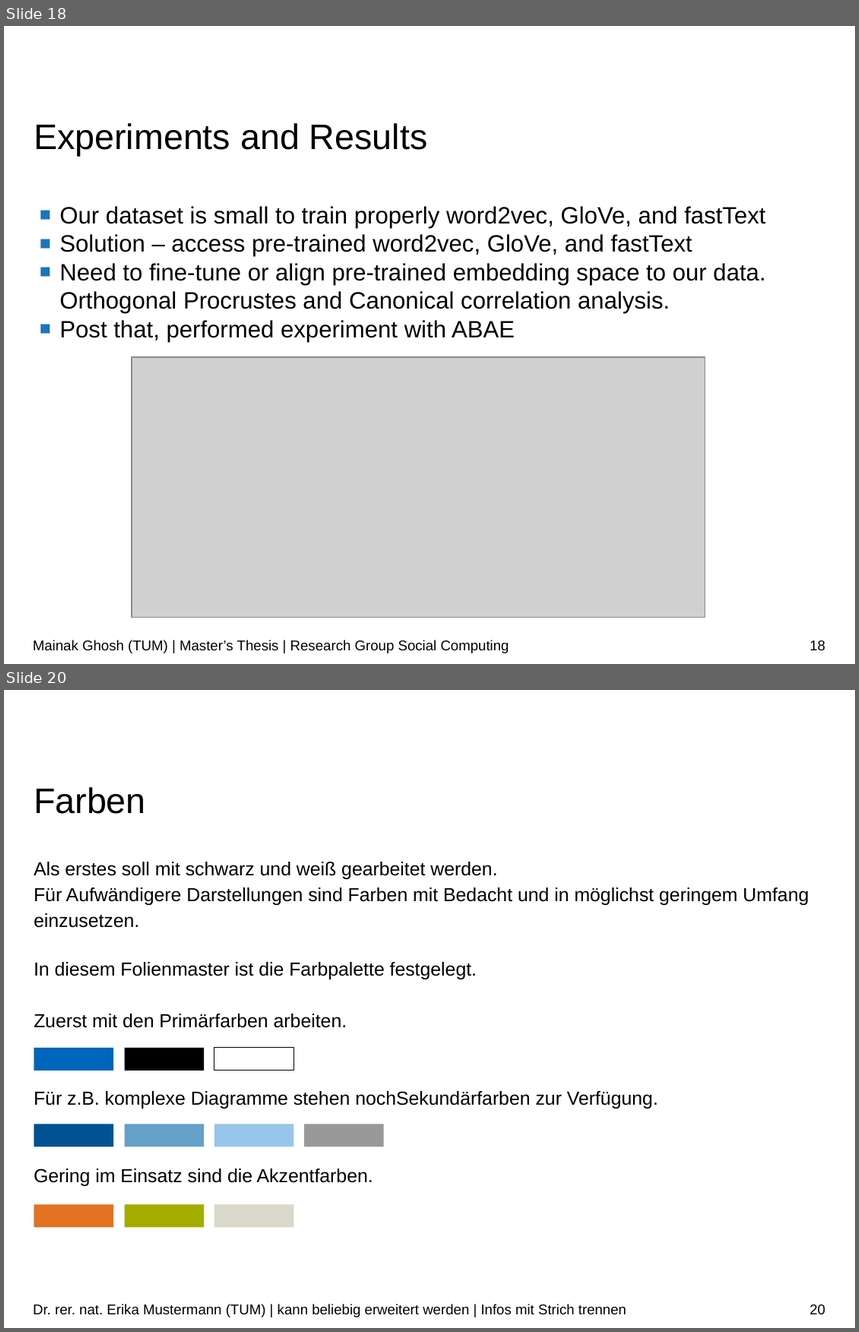
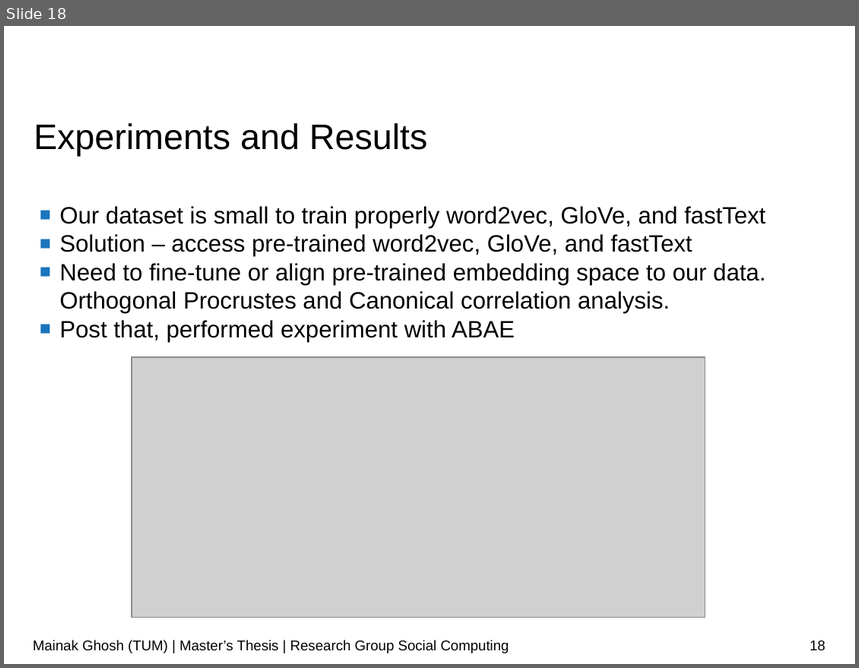
Before and after one commit to ghoshmainak/mainak-master-thesis, a slide deck: report/thesis-ppt.odp. Shown one above the other, each under a label of ours: slides 18 and 20 before the commit, slide 18 after it; the slides between them are not shown. The pictures are 859x1332 and 859x668 pixels, drawn with LibreOffice and Linux fonts; fonts in the diff are those of the drawing; grey boxes stand for pictures; background and template pictures are left out. Boxes give left, top, right and bottom in pixels: in the first picture for what was removed or moved away, otherwise in the second. Text is boxed around its words. In the diff, an @@ line names an element or a change of style, - is before the commit and + after.

```diff
--- a/report/thesis-ppt.odp
+++ b/report/thesis-ppt.odp
@@ slide 20 removed at (x1=4, y1=690, x2=855, y2=1328), background #FFFFFF @@
@@ title removed at (x1=34, y1=787, x2=146, y2=814) @@
-Farben
@@ text removed at (x1=34, y1=862, x2=809, y2=1186) @@
-Als erstes soll mit schwarz und weiß gearbeitet werden.
-Für Aufwändigere Darstellungen sind Farben mit Bedacht und in möglichst geringem Umfang einzusetzen.
-In diesem Folienmaster ist die Farbpalette festgelegt.
-Zuerst mit den Primärfarben arbeiten.
-Für z.B. komplexe Diagramme stehen nochSekundärfarben zur Verfügung.
-Gering im Einsatz sind die Akzentfarben.
@@ rectangle removed at (x1=34, y1=1047, x2=113, y2=1071) @@
@@ rectangle removed at (x1=125, y1=1047, x2=204, y2=1071) @@
@@ rectangle removed at (x1=215, y1=1047, x2=294, y2=1071) @@
@@ rectangle removed at (x1=34, y1=1124, x2=113, y2=1147) @@
@@ rectangle removed at (x1=125, y1=1124, x2=204, y2=1147) @@
@@ rectangle removed at (x1=215, y1=1124, x2=294, y2=1147) @@
@@ rectangle removed at (x1=304, y1=1124, x2=384, y2=1147) @@
@@ rectangle removed at (x1=34, y1=1205, x2=113, y2=1228) @@
@@ rectangle removed at (x1=125, y1=1205, x2=204, y2=1228) @@
@@ rectangle removed at (x1=215, y1=1205, x2=294, y2=1228) @@
@@ text removed at (x1=33, y1=1304, x2=626, y2=1318) @@
-Dr. rer. nat. Erika Mustermann (TUM) | kann beliebig erweitert werden | Infos mit Strich trennen
@@ page number removed at (x1=810, y1=1305, x2=826, y2=1315) @@
-20
```
Also in this commit, not shown: 9 slides added, 15 other slides removed, 1 other file.
